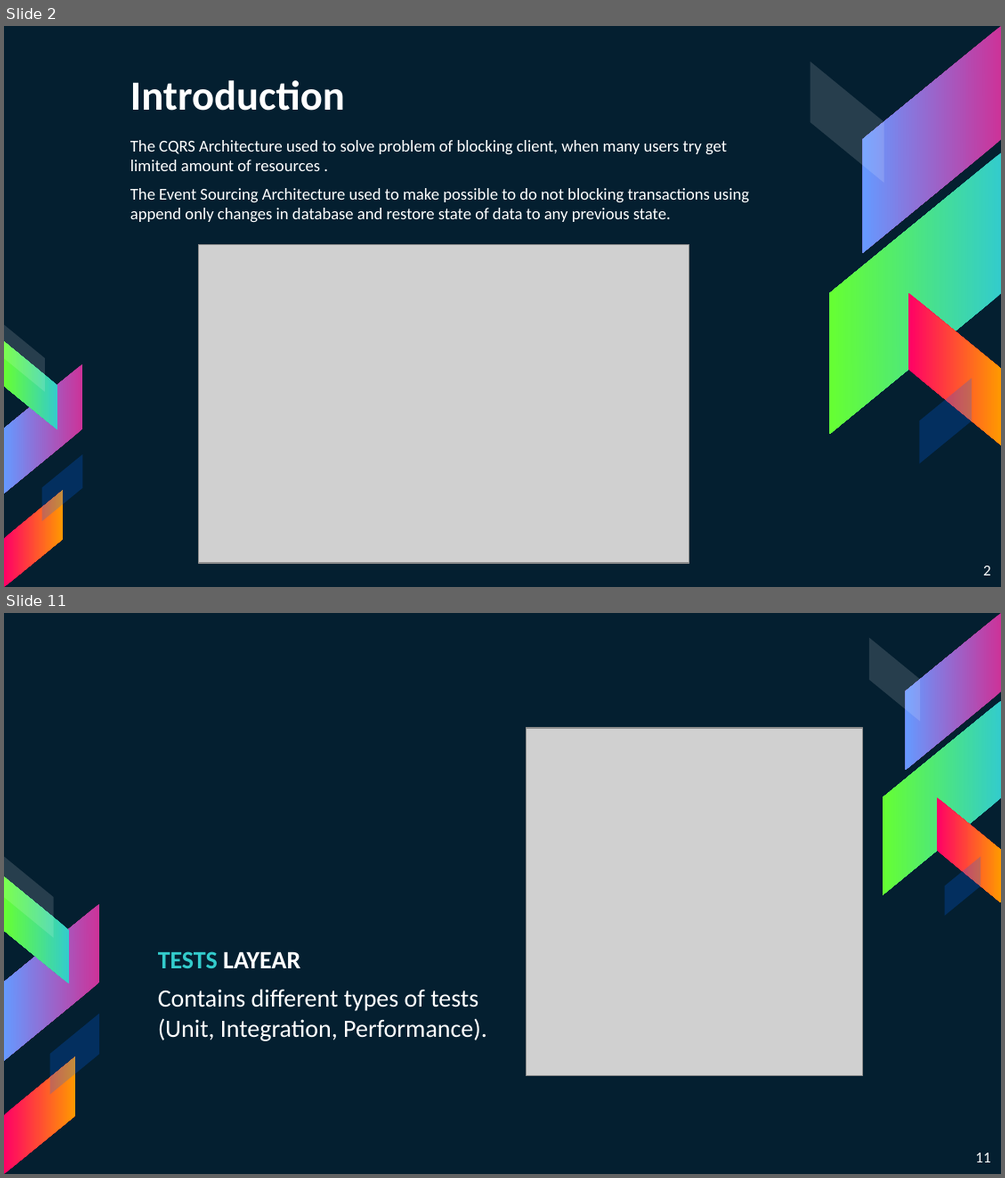
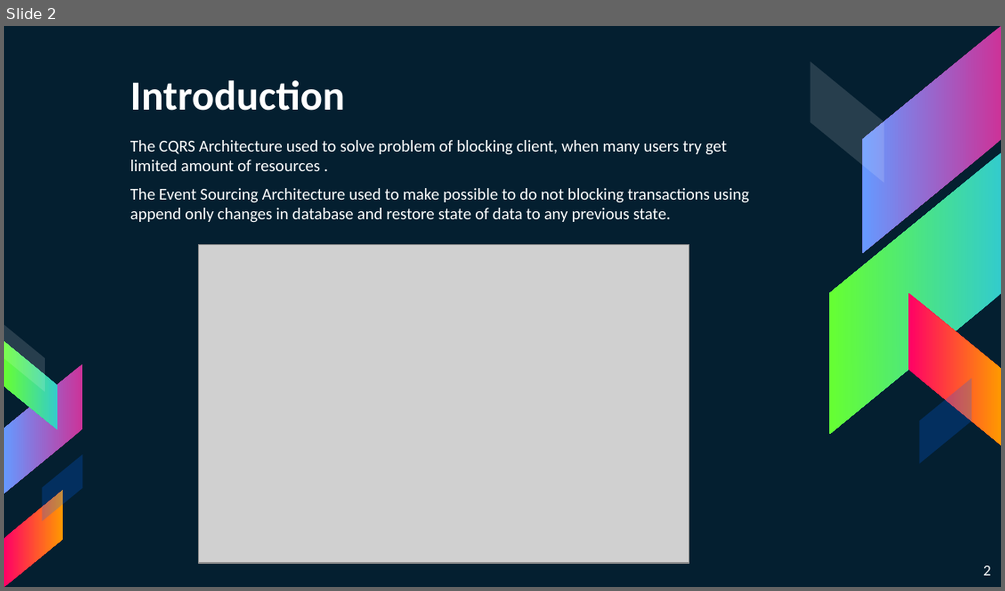
Before and after one commit to khdevnet/cqrs-architecture, a slide deck: docs/presentation/CQRS-EventSourcing-Architecture-Overview.pptx. Shown one above the other, each under a label of ours: slides 2 and 11 before the commit, slide 2 after it; the slides between them are not shown. The pictures are 1005x1178 and 1005x591 pixels, drawn with LibreOffice and Linux fonts; fonts in the diff are those of the drawing; grey boxes stand for pictures. Boxes give left, top, right and bottom in pixels: in the first picture for what was removed or moved away, otherwise in the second. Text is boxed around its words. In the diff, an @@ line names an element or a change of style, - is before the commit and + after.

```diff
--- a/docs/presentation/CQRS-EventSourcing-Architecture-Overview.pptx
+++ b/docs/presentation/CQRS-EventSourcing-Architecture-Overview.pptx
@@ slide 11 removed at [4,613,1001,1174], background #041F30 @@
@@ picture removed at [526,728,863,1076] @@
@@ group removed at [869,614,1001,916]: 5 parallelograms @@
@@ text removed at [158,951,487,1041] @@
-TESTS LAYEAR
-Contains different types of tests (Unit, Integration, Performance).
@@ group removed at [4,857,99,1174]: 5 parallelograms @@
@@ page number removed at [975,1152,990,1162] @@
-11
```
Also in this commit, not shown: 6 slides changed, 5 slides added, 4 other slides removed, 2 other files.
